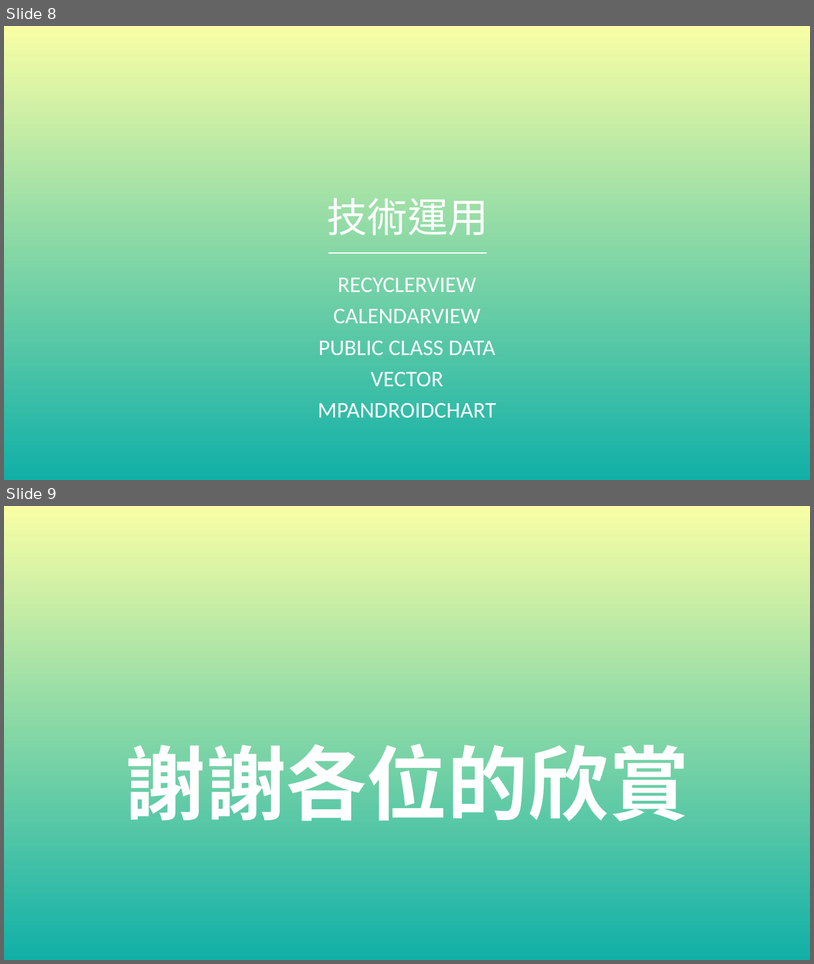
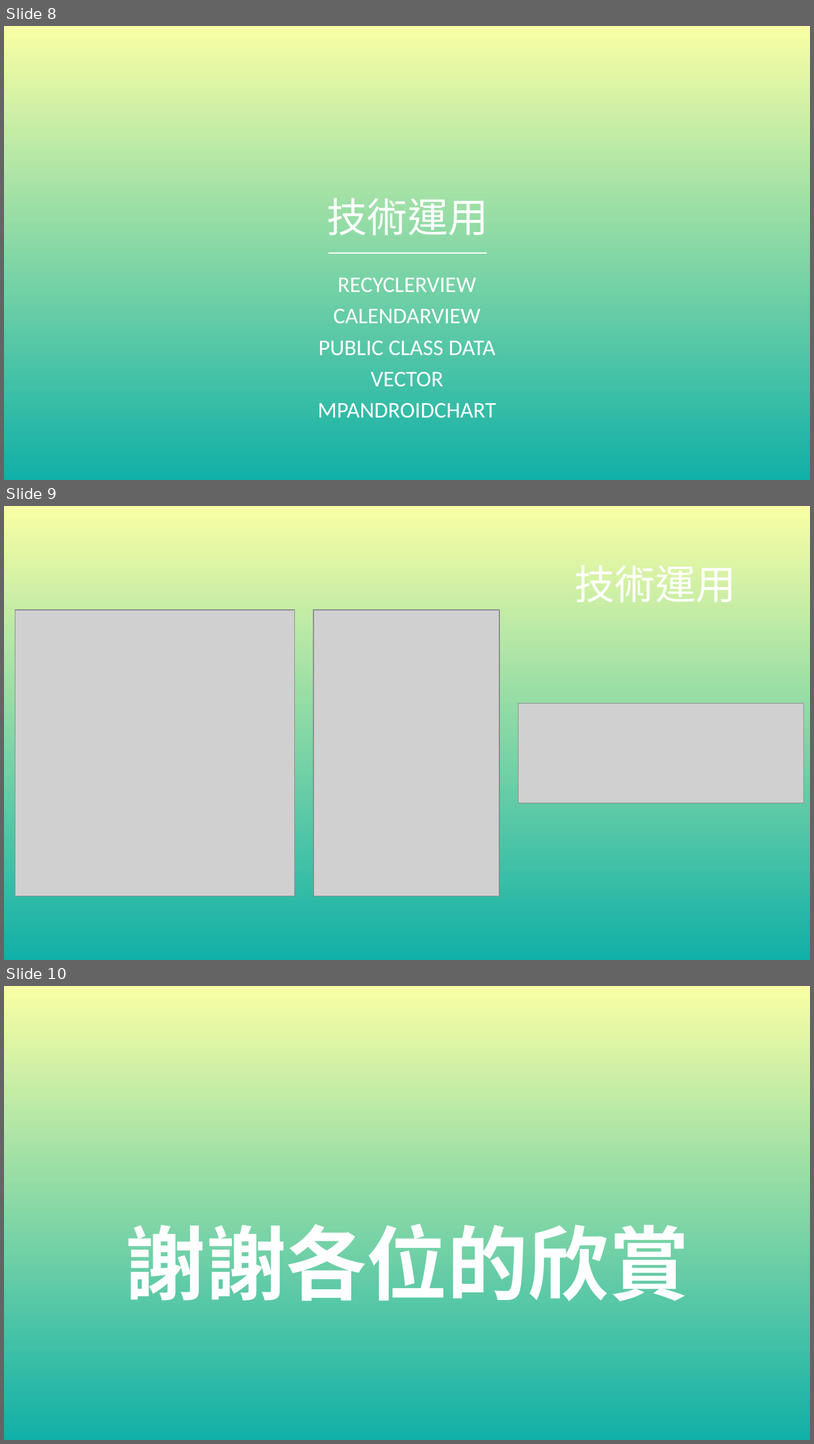
Before and after one commit to 13urgerKing/108-2Android, a slide deck: 108-2Android.pptx. Shown one above the other, each under a label of ours: slides 8 and 9 before the commit, slides 8, 9 and 10 after it. The pictures are 814x964 and 814x1444 pixels, drawn with LibreOffice and Linux fonts; fonts in the diff are those of the drawing; grey boxes stand for pictures; background and template pictures are left out. Boxes give left, top, right and bottom in pixels: in the first picture for what was removed or moved away, otherwise in the second. Text is boxed around its words. In the diff, an @@ line names an element or a change of style, - is before the commit and + after.

```diff
--- a/108-2Android.pptx
+++ b/108-2Android.pptx
@@ slide 9 added at box(4, 506, 810, 960), background picture (left out) @@
@@ title added at box(575, 565, 737, 602), 36 pt, text #FFFFFF @@
+技術運用
@@ picture added at box(15, 610, 295, 895) @@
@@ picture added at box(314, 610, 500, 895) @@
@@ picture added at box(518, 703, 804, 803) @@
@@ what was slide 9 is now slide 10 @@
```
Also in this commit, not shown: 1 slide changed, 2 other files.
